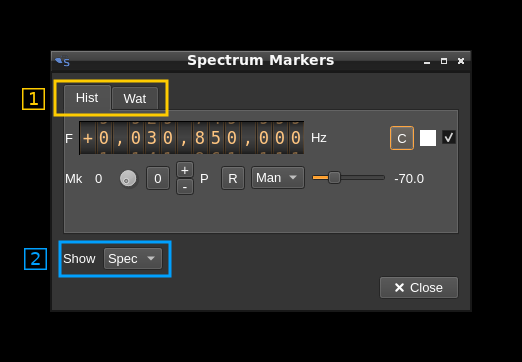
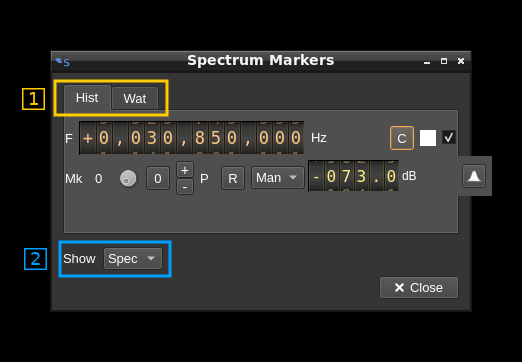
Two versions of the same layered image (522×362). Layer-by-layer changes:
added layer "Pasted Layer #1" above "Pasted Layer" over [308, 156, 492, 196]
